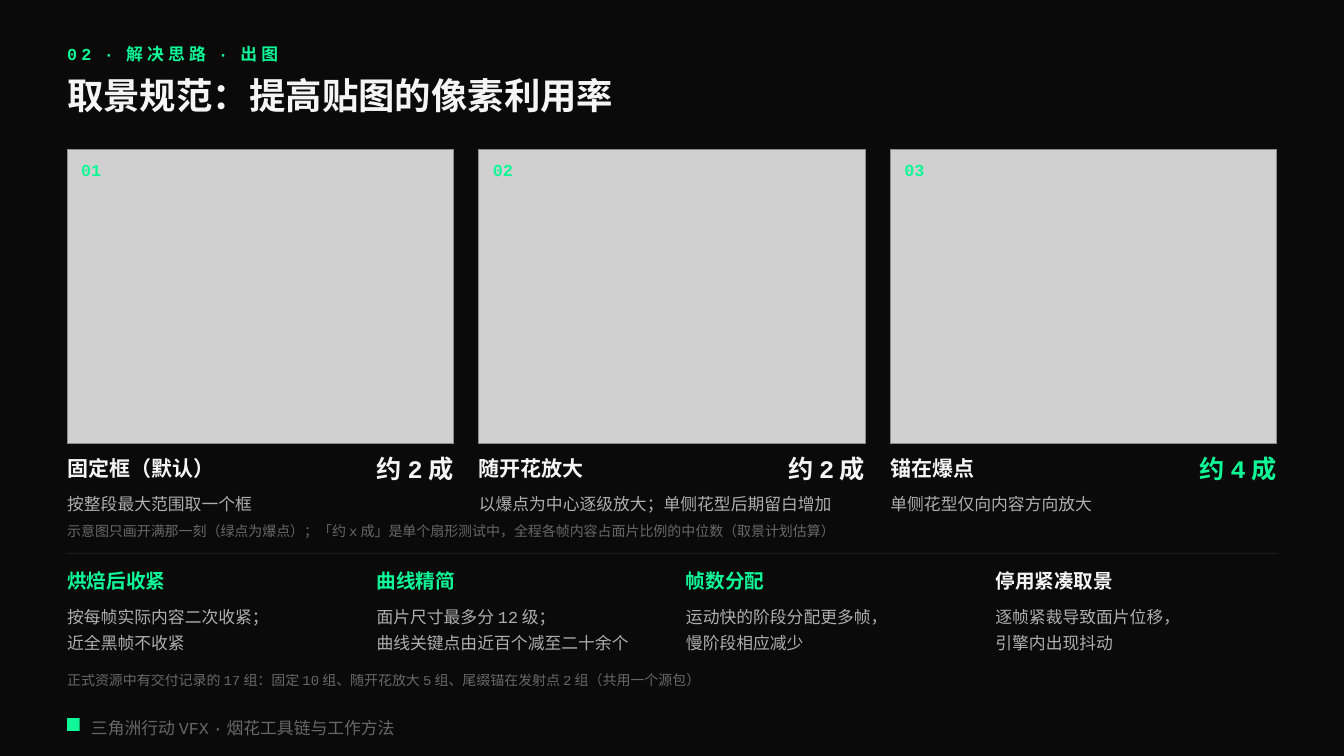
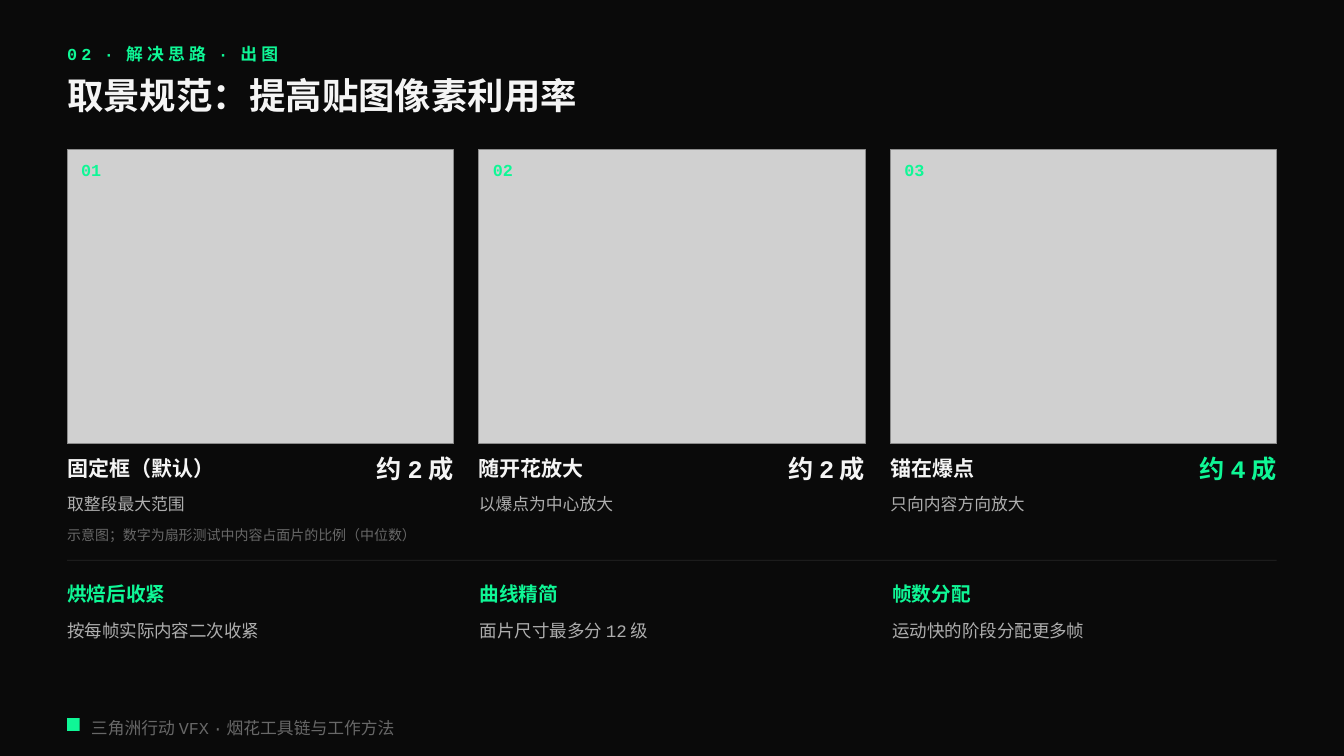
Before and after one commit to loccmaiii-lang/FireWorksLab, a slide deck: slide 8 of 协作/提示词/分享PPT交接_2026-10-29/第三版交付/烟花秀AI全流程_第三版.pptx. Drawn at 1344x756 pixels with LibreOffice and Linux fonts; fonts in the diff are those of the drawing; grey boxes stand for pictures. Boxes give left, top, right and bottom in pixels: in the first picture for what was removed or moved away, otherwise in the second. Text is boxed around its words. In the diff, an @@ line names an element or a change of style, - is before the commit and + after.

```diff
--- a/协作/提示词/分享PPT交接_2026-10-29/第三版交付/烟花秀AI全流程_第三版.pptx
+++ b/协作/提示词/分享PPT交接_2026-10-29/第三版交付/烟花秀AI全流程_第三版.pptx
@@ text at (x1=67, y1=78, x2=577, y2=113): text changed @@
-取景规范：提高贴图的像素利用率
+取景规范：提高贴图像素利用率
@@ text at (x1=67, y1=496, x2=184, y2=512): text changed @@
-按整段最大范围取一个框
+取整段最大范围
@@ text at (x1=479, y1=496, x2=613, y2=512): text changed @@
-以爆点为中心逐级放大；单侧花型后期留白增加
+以爆点为中心放大
@@ text at (x1=890, y1=496, x2=1024, y2=512): text changed @@
-单侧花型仅向内容方向放大
+只向内容方向放大
@@ text at (x1=67, y1=528, x2=416, y2=542): text changed @@
-示意图只画开满那一刻（绿点为爆点）；「约 x 成」是单个扇形测试中，全程各帧内容占面片比例的中位数（取景计划估算）
+示意图；数字为扇形测试中内容占面片的比例（中位数）
@@ rectangle moved from (x1=68, y1=554, x2=1277, y2=555) to (x1=68, y1=561, x2=1277, y2=562) @@
@@ text "烘焙后收紧" moved from (x1=67, y1=571, x2=165, y2=590) to (x1=67, y1=584, x2=165, y2=603) @@
@@ text "曲线精简" moved from (x1=377, y1=571, x2=455, y2=590) to (x1=480, y1=584, x2=558, y2=603) @@
@@ text "帧数分配" moved from (x1=686, y1=571, x2=764, y2=590) to (x1=892, y1=584, x2=970, y2=603) @@
@@ text removed at (x1=995, y1=571, x2=1113, y2=590) @@
-停用紧凑取景
@@ text at (x1=67, y1=622, x2=259, y2=639): text changed; size 12 to 12.5 pt @@
-按每帧实际内容二次收紧；
-近全黑帧不收紧
+按每帧实际内容二次收紧
@@ text at (x1=480, y1=622, x2=649, y2=639): text changed; size 12 to 12.5 pt @@
-面片尺寸最多分 12 级；
-曲线关键点由近百个减至二十余个
+面片尺寸最多分 12 级
@@ text at (x1=892, y1=622, x2=1084, y2=639): text changed; size 12 to 12.5 pt @@
-运动快的阶段分配更多帧，
-慢阶段相应减少
+运动快的阶段分配更多帧
@@ text removed at (x1=995, y1=609, x2=1180, y2=651) @@
-逐帧紧裁导致面片位移，
-引擎内出现抖动
@@ text removed at (x1=67, y1=673, x2=701, y2=686) @@
-正式资源中有交付记录的 17 组：固定 10 组、随开花放大 5 组、尾缀锚在发射点 2 组（共用一个源包）
```
Also in this commit, not shown: 23 other slides changed, 5 other files.
